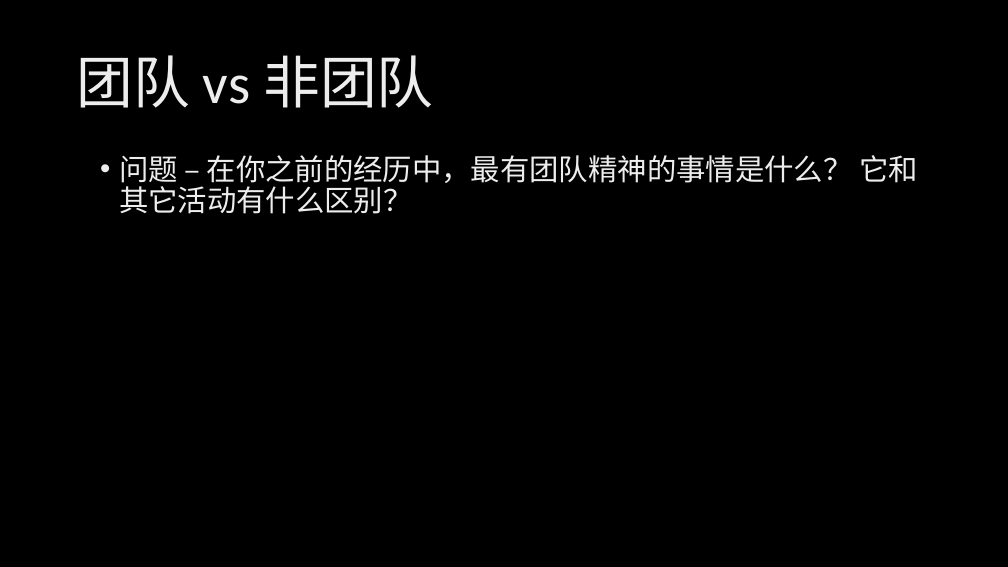
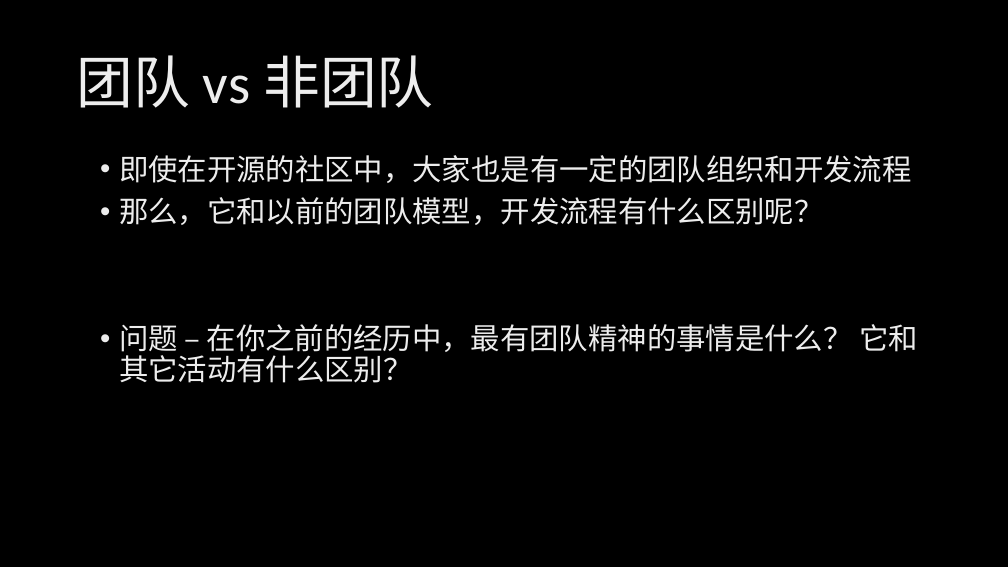
Before and after one commit to xinase/ASE, a slide deck: slide 4 of chapter5/ASE_5_Team_and_Process.pptx (slide 2 before the commit). Drawn at 1008x567 pixels with LibreOffice and Linux fonts; fonts in the diff are those of the drawing; background and template pictures are left out. Boxes give left, top, right and bottom in pixels: in the first picture for what was removed or moved away, otherwise in the second. Text is boxed around its words. In the diff, an @@ line names an element or a change of style, - is before the commit and + after.

```diff
--- a/chapter5/ASE_5_Team_and_Process.pptx
+++ b/chapter5/ASE_5_Team_and_Process.pptx
@@ text at (x1=119, y1=155, x2=912, y2=225): paragraphs added @@
+• 即使在开源的社区中，大家也是有一定的团队组织和开发流程
+• 那么，它和以前的团队模型，开发流程有什么区别呢？
```
Also in this commit, not shown: 6 other slides changed, 3 slides added.
